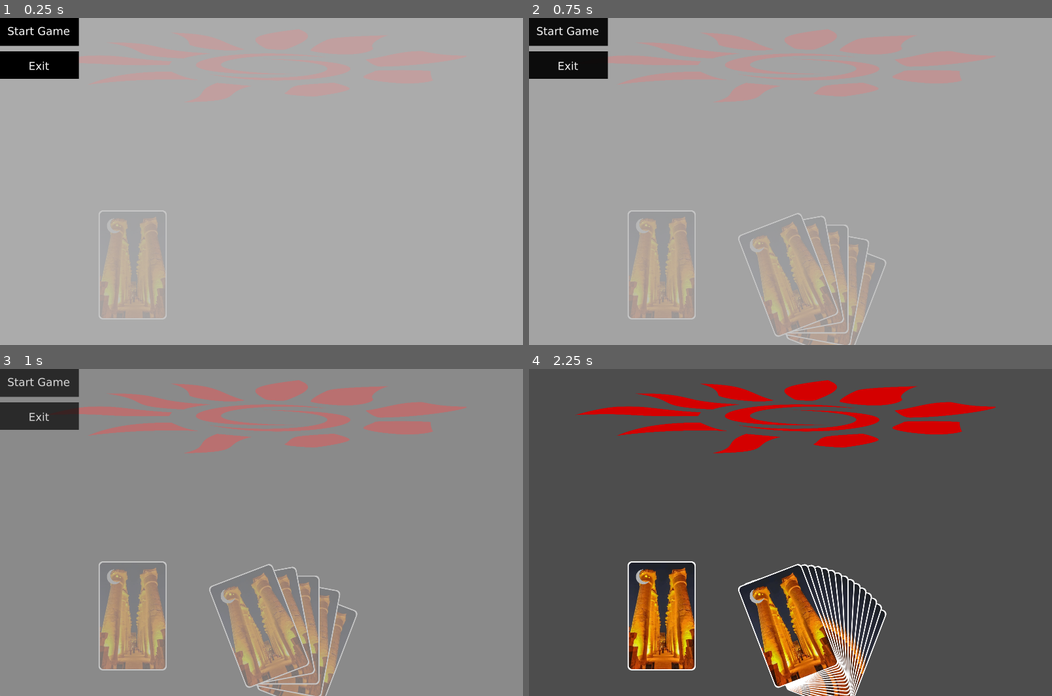
Above: before the commit, frames 1-4 (two rows, left to right).
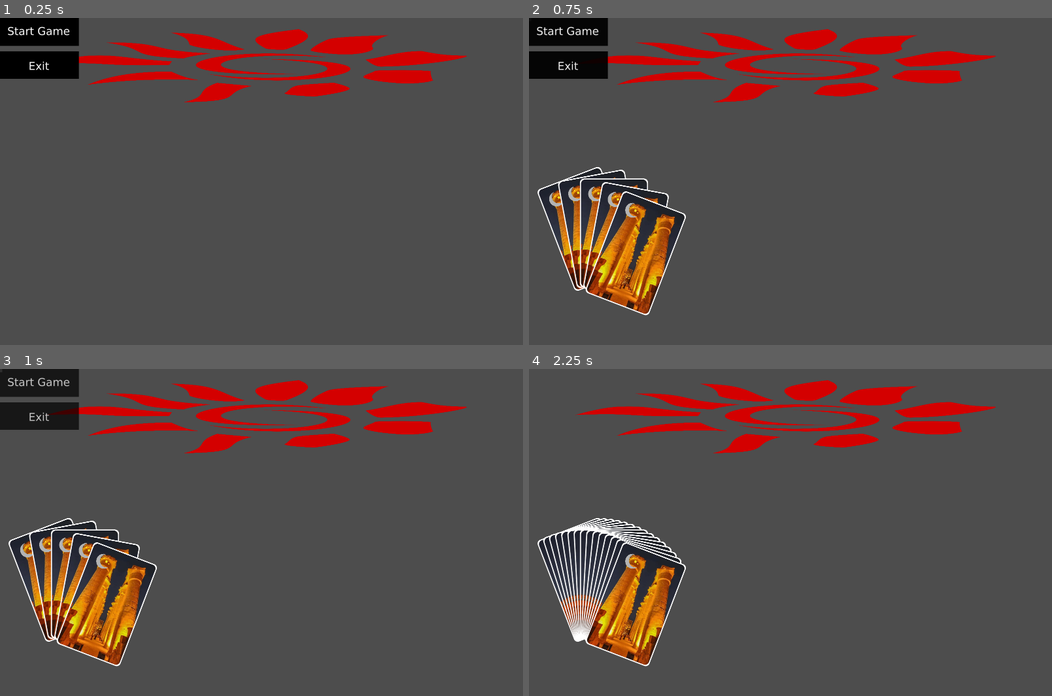
Above: after the commit, the same moments.

Repository: liambrownweb/Onirim
Game: Godot game, scene res://Main.tscn
The game is run twice, just before and just after one commit, with the same random seed, the same clock (stepped at 60 frames per second) and the same inputs.
Inputs (mouse positions are in pixels of both pictures, inside the frame that each line leads up to):
- Up to frame 1 (0.25 s): no input
- Up to frame 2 (0.75 s): click (570, 31) at 0.5 s
- Up to frame 3 (1 s): no input
- Up to frame 4 (2.25 s): click (570, 382) at 1.25 s; tap Enter at 2 s; drag from (837, 650) to (842, 460) at 2.02 s

The runs differ from the first frame. In frame 1, 97% of the frame differs, in the area x 0-100%, y 0-100%; in frame 2, 97%; in frame 3, 97%; in frame 4, 18%.

Commit message:
Dragging cards, though not well, and not complete

Diff:
--- a/CardScene.tscn
+++ b/CardScene.tscn
@@ -12,20 +12,17 @@
 var original_index = -1
 var original_rect_pos = Vector2.ZERO
 
-@onready var DragLayer = get_tree().root.get_node(\"Main/DragLayer\") # adjust path
-# Called when the node enters the scene tree for the first time.
+@onready var DragLayer = get_tree().root.get_node(\"Main/DragLayer\")
+
 func _ready() -> void:
-	pass # Replace with function body.
+	pass
 
-# Called every frame. 'delta' is the elapsed time since the previous frame.
-func _process(delta: float) -> void:
+func _process(_delta: float) -> void:
 	pass
 
 func _gui_input(event: InputEvent) -> void:
-	if event is InputEventMouseButton and event.button_index == MOUSE_BUTTON_LEFT and event.pressed:
+	if event is InputEventMouseButton and event.button_index == MOUSE_BUTTON_LEFT:
 		var mouse = get_viewport().get_mouse_position()
-		if get_global_rect().has_point(mouse):    # Control: Rect2 in global coords
-			_start_drag(mouse)
 		if event.button_index == MOUSE_BUTTON_LEFT and event.pressed:
 			_start_drag(event.position)
 		elif event.button_index == MOUSE_BUTTON_LEFT and not event.pressed and dragging:
@@ -73,9 +70,8 @@
 	print(at_position)
 	return at_position
 
-
 func _on_mouse_entered() -> void:
-	print (\"Mouse Entered!\")
+	pass
 "
 
 [sub_resource type="StyleBoxFlat" id="StyleBoxFlat_8ked3"]
@@ -97,19 +93,19 @@
 
 [node name="Card" type="Control" unique_id=200595644]
 layout_mode = 3
-anchors_preset = 8
-anchor_left = 0.5
-anchor_top = 0.5
-anchor_right = 0.5
-anchor_bottom = 0.5
-offset_left = -960.0
-offset_top = -600.0
-offset_right = -710.0
-offset_bottom = -200.0
+anchor_left = 0.065000005
+anchor_top = 0.16700001
+anchor_right = 0.065000005
+anchor_bottom = 0.16700001
+offset_left = -124.80001
+offset_top = -200.40001
+offset_right = 125.19999
+offset_bottom = 199.59999
 grow_horizontal = 2
 grow_vertical = 2
 size_flags_horizontal = 3
 size_flags_vertical = 3
+mouse_filter = 1
 script = SubResource("GDScript_8ked3")
 
 [node name="PanelContainer" type="PanelContainer" parent="." unique_id=38472730]
@@ -119,12 +115,14 @@
 anchor_bottom = 1.0
 grow_horizontal = 2
 grow_vertical = 2
+mouse_filter = 1
 theme_override_styles/panel = SubResource("StyleBoxFlat_8ked3")
 
 [node name="Panel" type="Panel" parent="PanelContainer" unique_id=1737825795]
 clip_children = 2
 clip_contents = true
 layout_mode = 2
+mouse_filter = 1
 theme_override_styles/panel = SubResource("StyleBoxFlat_3ujke")
 
 [node name="BackgroundArt" type="TextureRect" parent="PanelContainer/Panel" unique_id=1138843812]
--- a/Main.tscn
+++ b/Main.tscn
@@ -1,25 +1,21 @@
 [gd_scene format=3 uid="uid://bh6ao1rsyyl1n"]
 
 [ext_resource type="PackedScene" uid="uid://dehdcnwj3m0cq" path="res://game.tscn" id="1_glv2v"]
-[ext_resource type="PackedScene" uid="uid://dyk2fh3hd2l84" path="res://CardScene.tscn" id="2_uu6xs"]
 
 [sub_resource type="GDScript" id="GDScript_glv2v"]
 script/source = "extends Control
 
 # Called when the node enters the scene tree for the first time.
 func _ready() -> void:
-	var gui_root = null
-	for c in get_tree().get_root().get_children():
-		print(c.name)
-		if c is Control:
-			gui_root = c
-			break
-	print(\"GUI root:\", gui_root)
+	pass
 
 # Called every frame. 'delta' is the elapsed time since the previous frame.
-func _process(delta: float) -> void:
+func _process(_delta: float) -> void:
 	pass
 
+func _input(event):
+	if event.is_action_pressed(\"ui_menu\"):
+		$Game/Titlemenu.toggle_menu()
 
 func _notification(what):
 	if what == NOTIFICATION_WM_CLOSE_REQUEST:
@@ -37,16 +33,17 @@
 [node name="Main" type="Control" unique_id=1932190584]
 layout_mode = 3
 anchors_preset = 0
+mouse_filter = 1
 script = SubResource("GDScript_glv2v")
 
 [node name="Game" parent="." unique_id=1287225314 instance=ExtResource("1_glv2v")]
-layout_mode = 0
+layout_mode = 1
+mouse_filter = 1
 
-[node name="DragLayer" type="Node2D" parent="." unique_id=1527904814]
-
-[node name="Card" parent="." unique_id=200595644 instance=ExtResource("2_uu6xs")]
+[node name="DragLayer" type="Control" parent="." unique_id=355648368]
 layout_mode = 1
-offset_left = 362.0
-offset_top = 706.0
-offset_right = 612.0
-offset_bottom = 1106.0
+anchors_preset = 15
+anchor_right = 1.0
+anchor_bottom = 1.0
+grow_horizontal = 2
+grow_vertical = 2
--- a/components/deck.gd
+++ b/components/deck.gd
@@ -12,8 +12,8 @@
 func build_from(base: Array, expansions: Array = []) -> void:
 	cards = []
 	cards.append_array(expand_deck(base))
-	for exp in expansions:
-		cards += exp
+	for expn in expansions:
+		cards += expn
 	shuffle()
 
 func expand_deck(deck):
--- a/game.gd
+++ b/game.gd
@@ -9,7 +9,6 @@
 # Called when the node enters the scene tree for the first time.
 func _ready() -> void:
 	pass # Replace with function body.
-
 
 # Called every frame. 'delta' is the elapsed time since the previous frame.
 func _process(_delta: float) -> void:
--- a/game.tscn
+++ b/game.tscn
@@ -7,13 +7,17 @@
 
 [node name="Game" type="Control" unique_id=893702650]
 layout_mode = 3
-anchors_preset = 0
-mouse_filter = 1
+anchors_preset = 15
+anchor_right = 1.0
+anchor_bottom = 1.0
+grow_horizontal = 2
+grow_vertical = 2
 script = ExtResource("1_80nbo")
-
-[node name="Titlemenu" parent="." unique_id=931342479 instance=ExtResource("2_e2o6t")]
 
 [node name="Gameboard" parent="." unique_id=398388100 instance=ExtResource("3_feb5d")]
 layout_mode = 0
 mouse_filter = 1
 script = ExtResource("3_fc0e3")
+
+[node name="Titlemenu" parent="." unique_id=931342479 instance=ExtResource("2_e2o6t")]
+layout_mode = 1
--- a/gameboard.gd
+++ b/gameboard.gd
@@ -8,7 +8,7 @@
 
 
 # Called every frame. 'delta' is the elapsed time since the previous frame.
-func _process(delta: float) -> void:
+func _process(_delta: float) -> void:
 	pass
 
 func init_ui() -> void:
@@ -23,10 +23,10 @@
 		elif card.has_node("Sprite") and data.texture:
 			card.get_node("Sprite").texture = load(data.texture)
 		$PlayerHand.add_child(card)
-		hand_array.insert(0, card)
 	_update_layout()
 
 func _update_layout():
+	var hand_array = $PlayerHand.get_children()
 	var n = hand_array.size()
 	if n == 0:
 		return
--- a/gameboard.tscn
+++ b/gameboard.tscn
@@ -4,15 +4,20 @@
 
 [node name="Gameboard" type="Control" unique_id=496842010]
 layout_mode = 3
-anchors_preset = 0
+anchors_preset = 15
+anchor_right = 1.0
+anchor_bottom = 1.0
+grow_horizontal = 2
+grow_vertical = 2
 mouse_filter = 1
 
 [node name="PlayerHand" type="Control" parent="." unique_id=1537333377]
+custom_minimum_size = Vector2(300, 300)
 anchors_preset = 0
-offset_left = 923.0
-offset_top = 778.0
-offset_right = 923.0
-offset_bottom = 778.0
+offset_left = 187.0
+offset_top = 609.0
+offset_right = 1791.0
+offset_bottom = 1078.0
 mouse_filter = 1
 
 [node name="TextureRect" type="TextureRect" parent="." unique_id=1051538481]
--- a/project.godot
+++ b/project.godot
@@ -19,7 +19,6 @@
 
 window/size/viewport_width=1920
 window/size/viewport_height=1200
-window/size/mode=3
 window/stretch/mode="viewport"
 
 [dotnet]
--- a/titlemenu.gd
+++ b/titlemenu.gd
@@ -1,4 +1,4 @@
-extends CanvasLayer
+extends Control
 
 @onready var anim: AnimationPlayer = $AnimationPlayer
 @onready var start_menu = $StartMenu
@@ -84,8 +84,6 @@
 	if not is_open: return
 	play_close_animation()
 	get_tree().call_group("game", "on_menu_closed")
-	start_menu.mouse_filter = Control.MOUSE_FILTER_IGNORE
-	game_menu.mouse_filter = Control.MOUSE_FILTER_IGNORE
 	is_open = false
 
 # Animation helpers
--- a/titlemenu.tscn
+++ b/titlemenu.tscn
@@ -61,7 +61,7 @@
 tracks/4/keys = {
 "times": PackedFloat32Array(0),
 "transitions": PackedFloat32Array(1),
-"update": 1,
+"update": 0,
 "values": [1.0]
 }
 
@@ -134,10 +134,17 @@
 &"menu_close": SubResource("Animation_crcit")
 }
 
-[node name="Titlemenu" type="CanvasLayer" unique_id=1606193553]
+[node name="Titlemenu" type="Control" unique_id=257823798]
+layout_mode = 3
+anchors_preset = 15
+anchor_right = 1.0
+anchor_bottom = 1.0
+grow_horizontal = 2
+grow_vertical = 2
 script = ExtResource("1_m4ao8")
 
 [node name="StartMenu" type="Panel" parent="." unique_id=1491566323]
+layout_mode = 1
 anchors_preset = 15
 anchor_right = 1.0
 anchor_bottom = 1.0
@@ -157,6 +164,7 @@
 layout_mode = 0
 offset_right = 289.0
 offset_bottom = 102.0
+mouse_filter = 1
 texture_normal = ExtResource("1_d2ybm")
 
 [node name="ExitButton" type="TextureButton" parent="StartMenu" unique_id=260496999]
@@ -170,6 +178,7 @@
 libraries/ = SubResource("AnimationLibrary_jqbtt")
 
 [node name="GameMenu" type="Panel" parent="." unique_id=1512591309]
+layout_mode = 1
 anchors_preset = -1
 anchor_right = 0.83500004
 anchor_bottom = 0.78200006
